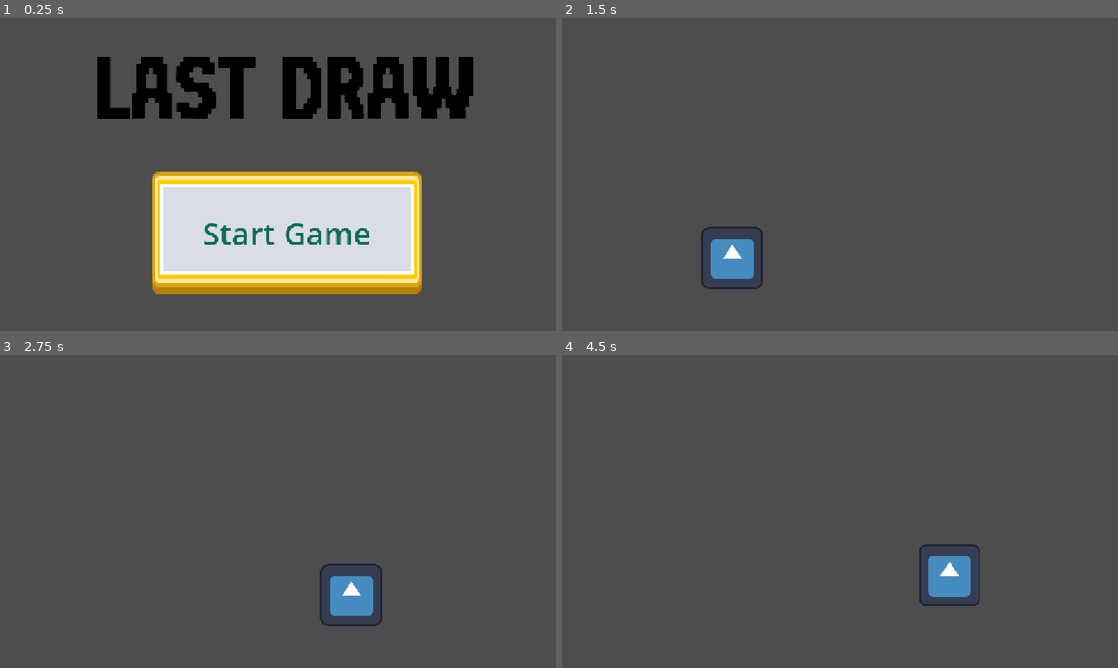
Above: before the commit, frames 1-4 (two rows, left to right).
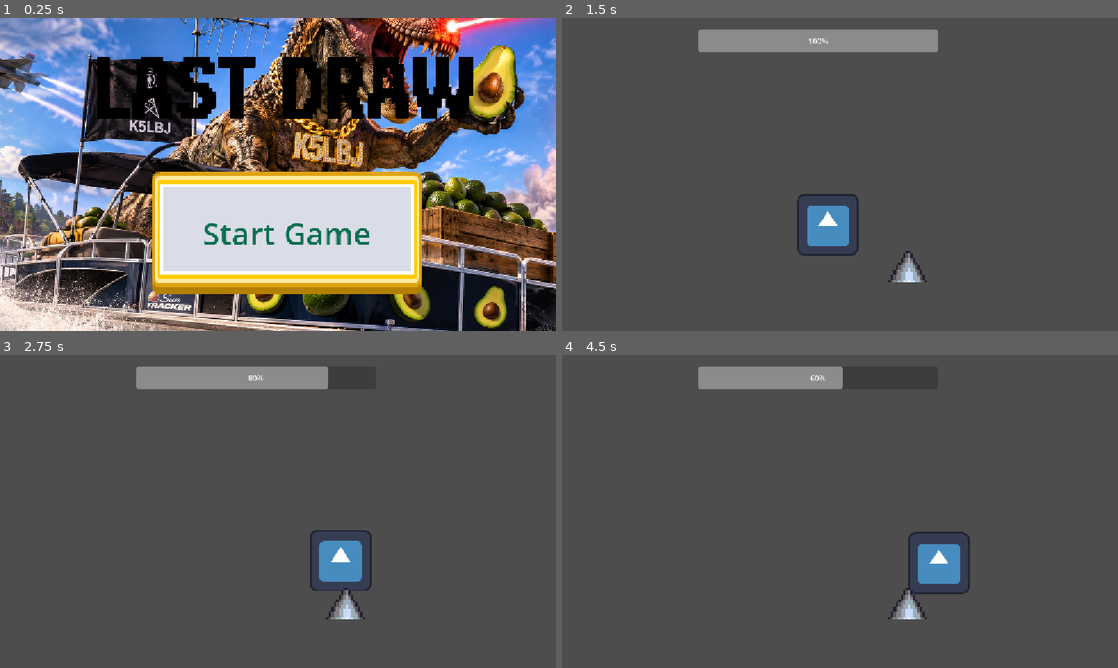
Above: after the commit, the same moments.

Repository: BillNyeFan123-creator/rebound
Game: Godot game, scene res://start_screen.tscn
The game is run twice, just before and just after one commit, with the same random seed, the same clock (stepped at 60 frames per second) and the same inputs. The engine's default icon, where the game draws it, is replaced by a stand-in: a white triangle on a blue panel in a dark square.
Inputs:
- Up to frame 1 (0.25 s): no input
- Up to frame 2 (1.5 s): click "Start Game" at 0.5 s; tap Enter (ui_accept) at 1.25 s; hold Right (ui_right) from 1.28 s (still down)
- Up to frame 3 (2.75 s): keep holding Right (ui_right); tap Enter (ui_accept) at 1.52, 2.27 s
- Up to frame 4 (4.5 s): release Right (ui_right) at 2.78 s; hold Left (ui_left) 2.78-3.53 s; hold Right (ui_right) from 3.53 s (still down); tap Enter (ui_accept) at 3.77 s

The runs differ from the first frame. In frame 1, 70% of the frame differs, in the area x 0-100%, y 0-100%; in frame 2, 5.9%; in frame 3, 4.7%; in frame 4, 3.6%.

Commit message:
player stuff

Diff:
--- a/Level.tscn
+++ b/Level.tscn
@@ -1,6 +1,8 @@
 [gd_scene format=3 uid="uid://bi2w51p3sjm1n"]
 
+[ext_resource type="PackedScene" uid="uid://dqhcgdovgoslt" path="res://scenes/HealthHUD.tscn" id="1_2nifc"]
 [ext_resource type="PackedScene" uid="uid://cisd4joxypi0y" path="res://scenes/Player.tscn" id="1_bexhn"]
+[ext_resource type="PackedScene" uid="uid://bjfgqwmwvxngu" path="res://scenes/Obstacle.tscn" id="2_t7iv1"]
 
 [sub_resource type="PhysicsMaterial" id="PhysicsMaterial_q6vxt"]
 
@@ -9,7 +11,10 @@
 
 [node name="Level" type="Node2D" unique_id=723381019]
 
+[node name="HealthHUD" parent="." unique_id=172373582 instance=ExtResource("1_2nifc")]
+
 [node name="Player" parent="." unique_id=976563110 instance=ExtResource("1_bexhn")]
+position = Vector2(491, 487)
 
 [node name="Floor" type="StaticBody2D" parent="." unique_id=934898494]
 physics_material_override = SubResource("PhysicsMaterial_q6vxt")
@@ -17,3 +22,6 @@
 [node name="CollisionShape2D" type="CollisionShape2D" parent="Floor" unique_id=1101255283]
 position = Vector2(582, 557)
 shape = SubResource("RectangleShape2D_q6vxt")
+
+[node name="Obstacle" parent="." unique_id=1860555685 groups=["obstacle"] instance=ExtResource("2_t7iv1")]
+position = Vector2(653, 461)
--- a/project.godot
+++ b/project.godot
@@ -15,10 +15,19 @@
 config/features=PackedStringArray("4.7", "GL Compatibility")
 config/icon="res://icon.svg"
 
+[autoload]
+
+RunState="*uid://ckw2dos0t3ndo"
+
 [display]
 
 window/stretch/mode="canvas_items"
 window/stretch/aspect="expand"
+
+[global_group]
+
+player="player group"
+obstacle="obstacle group"
 
 [physics]
 
--- /dev/null
+++ b/run_state.gd
@@ -0,0 +1,26 @@
+extends Node
+
+@export var min_survive_time := 20.0
+
+var checkpoint_id := -1
+var checkpoint_pos := Vector2.ZERO
+var rewarded_checkpoint_id := -2
+var time_since_respawn := 0.0
+var deaths := 0
+
+func _process(delta: float) -> void:
+	time_since_respawn += delta
+
+func set_checkpoint(id: int, pos: Vector2) -> void:
+	checkpoint_id = id
+	checkpoint_pos = pos
+
+# Returns true if this death should grant a powerup pick
+func on_death() -> bool:
+	deaths += 1
+	var earned := checkpoint_id != rewarded_checkpoint_id \
+		and time_since_respawn >= min_survive_time
+	if earned:
+		rewarded_checkpoint_id = checkpoint_id
+	time_since_respawn = 0.0
+	return earned
--- /dev/null
+++ b/scenes/HealthHUD.tscn
@@ -0,0 +1,17 @@
+[gd_scene format=3 uid="uid://dqhcgdovgoslt"]
+
+[ext_resource type="Script" uid="uid://c042v2akhq7mv" path="res://scripts/HealthBarManager.gd" id="1_aoj4p"]
+
+[node name="HealthHUD" type="CanvasLayer" unique_id=172373582]
+script = ExtResource("1_aoj4p")
+
+[node name="HealthBar" type="ProgressBar" parent="." unique_id=1954694674]
+anchors_preset = -1
+anchor_left = 0.245
+anchor_top = 0.037
+anchor_right = 0.67600006
+anchor_bottom = 0.11000001
+offset_left = -0.23999023
+offset_top = 0.024000168
+offset_right = 0.2479248
+offset_bottom = -0.2800064
--- a/scenes/Obstacle.tscn
+++ b/scenes/Obstacle.tscn
@@ -9,10 +9,12 @@
 physics_material_override = SubResource("PhysicsMaterial_yced0")
 
 [node name="Sprite2D" type="Sprite2D" parent="." unique_id=1938044369]
-position = Vector2(6, 6)
+position = Vector2(62.999996, 52.000004)
+scale = Vector2(5, 5)
 texture = ExtResource("1_jde5u")
 region_enabled = true
 region_rect = Rect2(0, 2.5392075, 15.808998, 13.460793)
 
-[node name="CollisionShape2D" type="CollisionShape2D" parent="." unique_id=877452180]
-position = Vector2(6, 6)
+[node name="CollisionPolygon2D" type="CollisionPolygon2D" parent="." unique_id=1438503974]
+position = Vector2(26, 20)
+polygon = PackedVector2Array(-4, 65, 37, -1, 76, 65)
--- a/scenes/Player.tscn
+++ b/scenes/Player.tscn
@@ -6,7 +6,7 @@
 [sub_resource type="RectangleShape2D" id="RectangleShape2D_xhfnw"]
 size = Vector2(100, 100)
 
-[node name="CharacterBody2D" type="CharacterBody2D" unique_id=976563110]
+[node name="CharacterBody2D" type="CharacterBody2D" unique_id=976563110 groups=["player"]]
 position = Vector2(293, 202)
 script = ExtResource("1_kpjcp")
 
--- /dev/null
+++ b/scripts/HealthBarManager.gd
@@ -0,0 +1,21 @@
+extends CanvasLayer
+
+@onready var health_bar: ProgressBar = $HealthBar
+
+func _ready() -> void:
+	print("HUD ready")
+	var player = get_tree().get_first_node_in_group("player")
+	print("HUD found player: ", player)
+	if player == null:
+		push_error("HealthHUD could not find a node in the 'player' group")
+		return
+
+	health_bar.max_value = player.MAX_HEALTH
+	health_bar.value = player.health
+	player.health_changed.connect(_on_health_changed)
+
+
+func _on_health_changed(current: int, maximum: int) -> void:
+	print("HUD got: ", current, " / ", maximum)
+	health_bar.max_value = maximum
+	health_bar.value = current
--- a/scripts/player/player.gd
+++ b/scripts/player/player.gd
@@ -1,21 +1,33 @@
 extends CharacterBody2D
 
+signal health_changed(current: int, maximum: int)
+signal died
 
 const SPEED = 300.0
 const JUMP_VELOCITY = -400.0
+const MAX_HEALTH = 100
+const HAZARD_DAMAGE = 10
+const INVULN_TIME = 0.5
+
+var health: int = MAX_HEALTH
+var invuln_timer := 0.0
+
+
+func _ready() -> void:
+	died.connect(_on_died)
+	RunState.set_checkpoint(0, global_position)
 
 
 func _physics_process(delta: float) -> void:
-	# Add the gravity.
+	if invuln_timer > 0.0:
+		invuln_timer -= delta
+
 	if not is_on_floor():
 		velocity += get_gravity() * delta
 
-	# Handle jump.
 	if Input.is_action_just_pressed("ui_accept") and is_on_floor():
 		velocity.y = JUMP_VELOCITY
 
-	# Get the input direction and handle the movement/deceleration.
-	# As good practice, you should replace UI actions with custom gameplay actions.
 	var direction := Input.get_axis("ui_left", "ui_right")
 	if direction:
 		velocity.x = direction * SPEED
@@ -23,3 +35,45 @@
 		velocity.x = move_toward(velocity.x, 0, SPEED)
 
 	move_and_slide()
+	check_hazards()
+
+func check_hazards() -> void:
+	for i in get_slide_collision_count():
+		var collider = get_slide_collision(i).get_collider()
+		print("Hit: ", collider.name, " groups: ", collider.get_groups())
+		if collider is Node and collider.is_in_group("obstacle"):
+			take_damage(HAZARD_DAMAGE)
+			return
+
+
+func take_damage(amount: int) -> void:
+	print("take_damage, health: ", health, " invuln: ", invuln_timer)
+	if invuln_timer > 0.0 or health <= 0:
+		return
+
+	health = max(health - amount, 0)
+	invuln_timer = INVULN_TIME
+	health_changed.emit(health, MAX_HEALTH)
+
+	if health == 0:
+		died.emit()
+
+
+func heal(amount: int) -> void:
+	health = min(health + amount, MAX_HEALTH)
+	health_changed.emit(health, MAX_HEALTH)
+
+
+func reset_health() -> void:
+	health = MAX_HEALTH
+	invuln_timer = 0.0
+	health_changed.emit(health, MAX_HEALTH)
+
+
+func _on_died() -> void:
+	# Respawn at the checkpoint instead of reloading the level.
+	# Requires the RunState autoload with checkpoint_pos set.
+	RunState.on_death()
+	global_position = RunState.checkpoint_pos
+	velocity = Vector2.ZERO
+	reset_health()
--- a/start_screen.tscn
+++ b/start_screen.tscn
@@ -1,6 +1,7 @@
 [gd_scene format=3 uid="uid://drcju0ep61atp"]
 
 [ext_resource type="Theme" uid="uid://b7otltoatbmd0" path="res://assets/Themes/MainTheme.tres" id="1_ncxyx"]
+[ext_resource type="Texture2D" uid="uid://0qtf5gjnqp6b" path="res://assets/GameUI/36ac0783-a3a9-4ea3-946b-9bde0b71cbfa.png" id="2_k1na2"]
 [ext_resource type="Script" uid="uid://c66plo1a4mxp1" path="res://scripts/StartButtonManager.gd" id="2_pevhg"]
 [ext_resource type="Texture2D" uid="uid://sdg2bp2tcw2i" path="res://assets/GameUI/Title/title(1).png" id="3_afy8x"]
 
@@ -31,6 +32,14 @@
 theme = ExtResource("1_ncxyx")
 script = SubResource("GDScript_pevhg")
 
+[node name="TextureRect" type="TextureRect" parent="." unique_id=726715918]
+layout_mode = 0
+offset_left = -171.0
+offset_top = -111.0
+offset_right = 1501.0
+offset_bottom = 830.0
+texture = ExtResource("2_k1na2")
+
 [node name="Button" type="Button" parent="." unique_id=1389527646]
 layout_mode = 1
 anchors_preset = -1
Binary file added: assets/GameUI/36ac0783-a3a9-4ea3-946b-9bde0b71cbfa.png
Not shown, added: assets/GameUI/36ac0783-a3a9-4ea3-946b-9bde0b71cbfa.png.import
Not shown, added: run_state.gd.uid
Not shown, added: scripts/HealthBarManager.gd.uid
